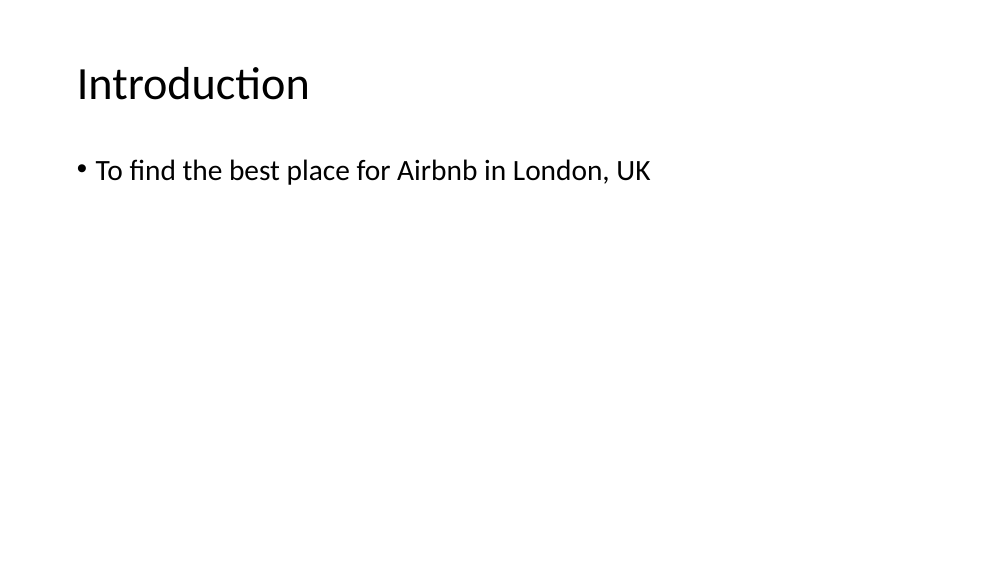
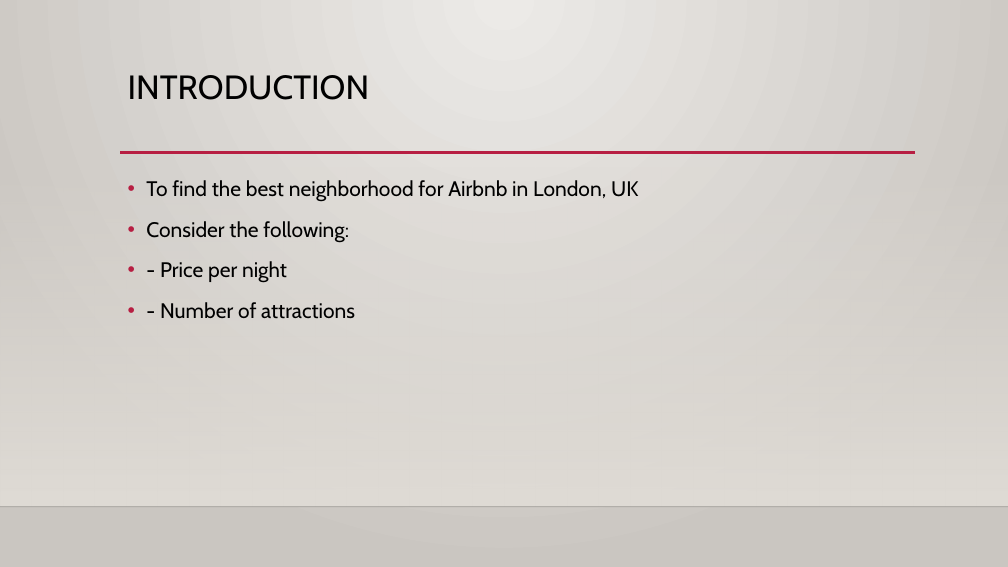
Before and after one commit to szwzy/ADSCapstone, a slide deck: slide 2 of London Analysis for Airbnb.pptx. Drawn at 1008x567 pixels with LibreOffice and Linux fonts; fonts in the diff are those of the drawing; background and template pictures are left out. Boxes give left, top, right and bottom in pixels: in the first picture for what was removed or moved away, otherwise in the second. Text is boxed around its words. In the diff, an @@ line names an element or a change of style, - is before the commit and + after.

```diff
--- a/London Analysis for Airbnb.pptx
+++ b/London Analysis for Airbnb.pptx
@@ background #FFFFFF to gradient #ECEAE7 to #CAC7C1 @@
@@ title "INTRODUCTION" at box(128, 75, 370, 100): vertical alignment middle to top @@
@@ title at box(128, 75, 370, 100): text changed; size 44 to 32 pt; font Calibri to Cabin @@
-Introduction
+INTRODUCTION
@@ rectangle added at box(0, 167, 1008, 507), fill gradient #DFDBD5 @@
@@ line added from (120, 153) to (915, 153), #B71E42 2.5 pt @@
@@ text at box(146, 180, 638, 319): text changed; size 28 to 20 pt; font Calibri to Cabin @@
-• To find the best place for Airbnb in London, UK
+• To find the best neighborhood for Airbnb in London, UK
+• Consider the following:
+• - Price per night
+• - Number of attractions
@@ line added from (0, 507) to (1008, 507), #000001 1 pt @@
```
Also in this commit, not shown: 5 other slides changed.
